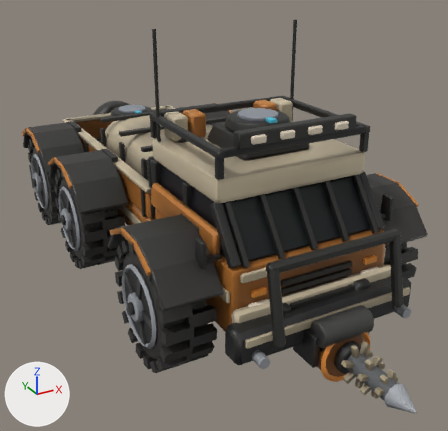
The glTF model assets/vehicles/ex_rover_5.glb as it was, and as the next commit left it.
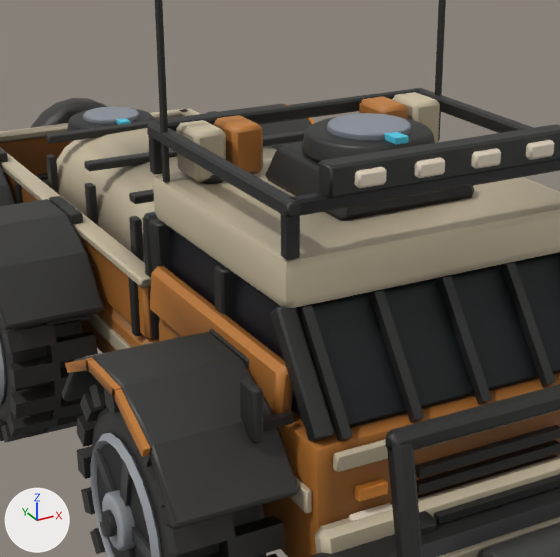
Each version appears first whole from a camera (50 mm lens) standing at (-5.25, -10.77, 6.23) and looking at (-0.01, -1.25, 1.47), and next in a close-up on the part from 17% to 78% of the width and 12% to 75% of the height. Arrows for +X, +Y and +Z are at lower left; the lights stay in place. The older version's two pictures come first. Where no turn or scale is listed for an object, it has been applied to the vertices. Vertices at exactly the same position are counted once.
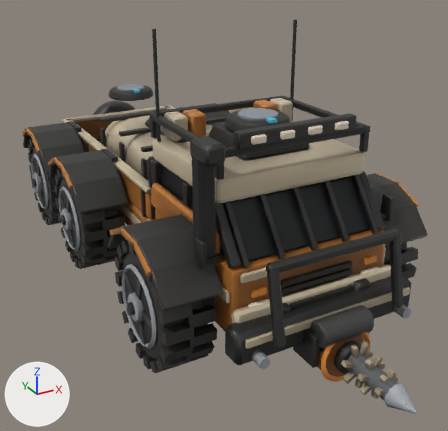
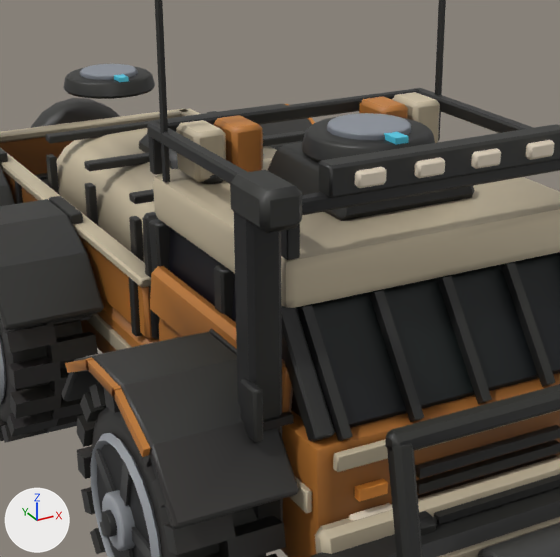
Where the change shows, as pixel boxes [x1, y1, x2, y2] in the close-ups (560 x 557 px; the box of a moved part takes in the faces that stretch with it):
part 1 of me_mesh_0, moved or reshaped
    before: [67, 108, 155, 131]
    after: [64, 66, 155, 99]
part 2 of me_mesh_0, moved or reshaped
    before: [83, 106, 140, 124]
    after: [80, 64, 138, 80]
part 3 of me_mesh_0, moved or reshaped
    before: [116, 118, 131, 125]
    after: [113, 74, 129, 82]
part 4 of me_mesh_0, rebuilt (not visible before)
    after: [139, 134, 178, 169]
part 5 of me_mesh_0, added
    after: [234, 212, 283, 522]
part 6 of me_mesh_0, added
    after: [230, 170, 302, 233]
part 7 of me_mesh_0, edited (looks the same)
    both: [0, 92, 560, 557]

What the commit changed:
me_mesh_0 is used by ob_mesh_0; location (-2.535, 4.914, -1.048).
me_mesh_0 had 5740 vertices, 10612 faces and spanned x 0.0..5.07, y -9.95..0.0, z 1.23..6.04.
me_mesh_0 now has 5796 vertices, 10716 faces and spans x 0.0..5.07, y -9.95..0.0, z 1.23..6.04.
me_mesh_0 part 1: the loose piece of 80 vertices spanning x 2.0..3.07, y -2.01..-0.93, z 3.36..3.54 is moved by (0.0, 0.0, 0.52).
me_mesh_0 part 2: the loose piece of 64 vertices spanning x 2.2..2.87, y -1.81..-1.13, z 3.37..3.59 is moved by (0.0, 0.0, 0.52).
me_mesh_0 part 3: the loose piece of 8 vertices spanning x 2.47..2.59, y -1.94..-1.67, z 3.53..3.58 is moved by (0.0, 0.0, 0.52).
me_mesh_0 part 4: the loose piece of 24 vertices spanning x 1.93..3.14, y -4.37..-3.16, z 2.64..3.36 is rebuilt with 24 vertices and now spans x 1.93..3.14, y -4.63..-3.41, z 2.64..3.88.
me_mesh_0 part 5: a new loose piece of 32 vertices spanning x 0.79..1.05, y -8.62..-8.36, z 2.13..4.8, in mat_dark.
me_mesh_0 part 6: a new loose piece of 24 vertices spanning x 0.77..1.08, y -8.88..-8.36, z 4.6..4.88, in mat_dark.
me_mesh_0 part 7: 908 kept faces spanning x 0.0..5.07, y -9.89..-0.3, z 1.23..4.76 get new vertex colours.
Other edits to the shape of me_mesh_0 do not show in these pictures.
